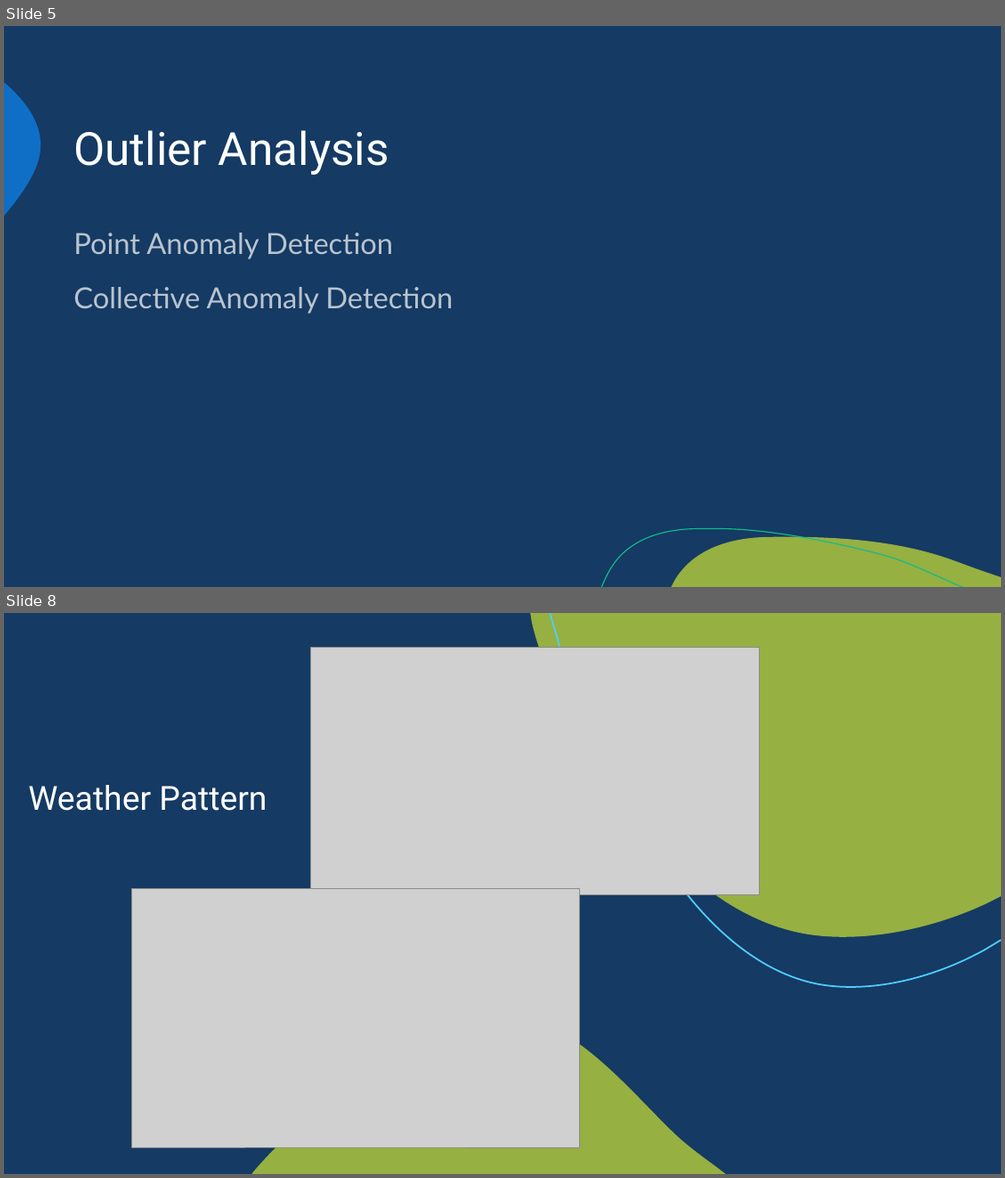
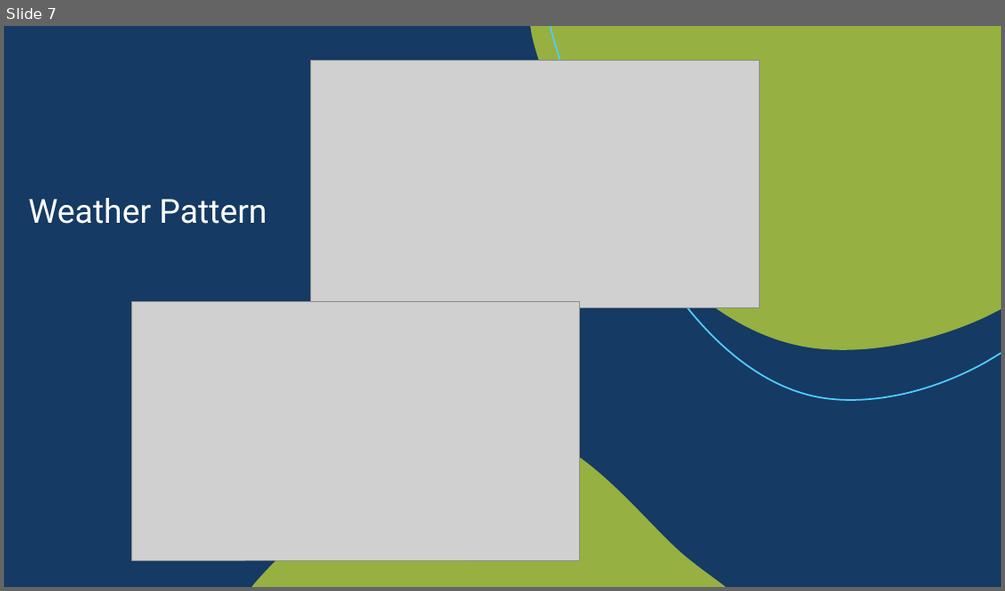
Before and after one commit to singhaniket98/Energy-Consumption-Prediction, a slide deck: presentationCapston.pptx. Shown one above the other, each under a label of ours: slides 5 and 8 before the commit, slide 7 after it; the slides between them are not shown. The pictures are 1005x1178 and 1005x591 pixels, drawn with LibreOffice and Linux fonts; fonts in the diff are those of the drawing; grey boxes stand for pictures. Boxes give left, top, right and bottom in pixels: in the first picture for what was removed or moved away, otherwise in the second. Text is boxed around its words. In the diff, an @@ line names an element or a change of style, - is before the commit and + after.

```diff
--- a/presentationCapston.pptx
+++ b/presentationCapston.pptx
@@ slide 5 removed at box(4, 26, 1001, 587), background #153A63; not listed: 3 template elements that a slide beside it also shows @@
@@ title removed at box(73, 130, 389, 175) @@
-Outlier Analysis
@@ text removed at box(73, 232, 453, 313) @@
-Point Anomaly Detection
-Collective Anomaly Detection
@@ what was slide 8 is now slide 7 @@
```
Also in this commit, not shown: 1 slide changed, 4 slides added, 2 other slides removed, 3 other files.
